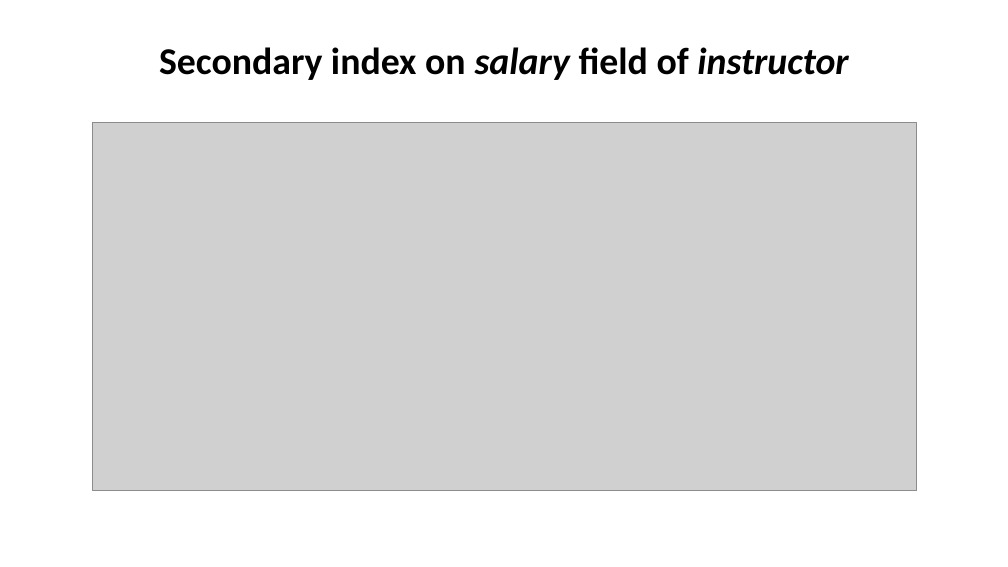
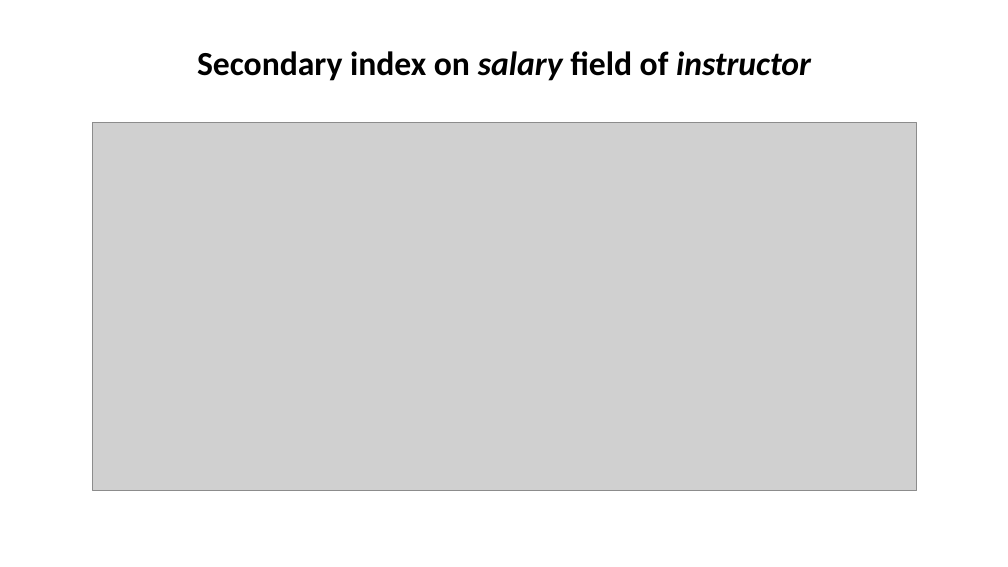
Before and after one commit to abhishek2x/VIT-Bhopal-Academics, a slide deck: slide 18 of Sem 4/DBMS/Material/UNIT 4/indexing.pptx. Drawn at 1008x567 pixels with LibreOffice and Linux fonts; fonts in the diff are those of the drawing; grey boxes stand for pictures. Boxes give left, top, right and bottom in pixels: in the first picture for what was removed or moved away, otherwise in the second. Text is boxed around its words. In the diff, an @@ line names an element or a change of style, - is before the commit and + after.

Commit message:
indexing and concurrency

```diff
--- a/Sem 4/DBMS/Material/UNIT 4/indexing.pptx
+++ b/Sem 4/DBMS/Material/UNIT 4/indexing.pptx
@@ title "Secondary index on salary field ..." at bbox=[197, 51, 811, 81]: size 36 to 32 pt @@
```
Also in this commit, not shown: 3 other slides changed, 1 other file.
